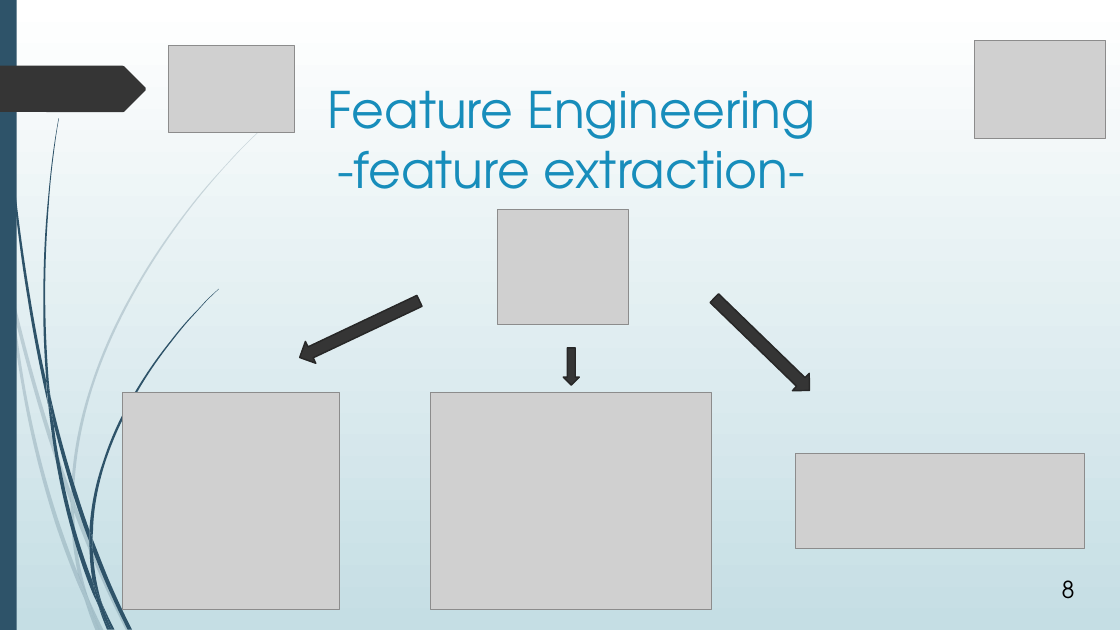
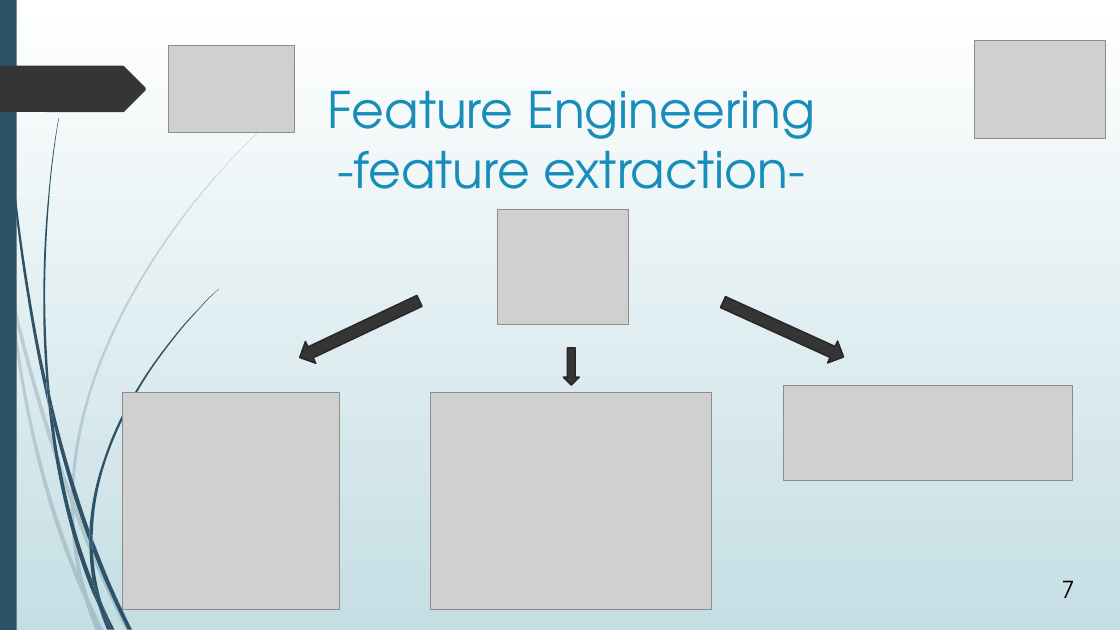
Before and after one commit to avasile96/CAD, a slide deck: slide 7 of Presentation_updated.pptx (slide 8 before the commit). Drawn at 1120x630 pixels with LibreOffice and Linux fonts; fonts in the diff are those of the drawing; grey boxes stand for pictures. Boxes give left, top, right and bottom in pixels: in the first picture for what was removed or moved away, otherwise in the second. Text is boxed around its words. In the diff, an @@ line names an element or a change of style, - is before the commit and + after.

```diff
--- a/Presentation_updated.pptx
+++ b/Presentation_updated.pptx
@@ right arrow at [718,291,849,368]: rotation 44 to 24 degrees @@
@@ picture: place and size @@
-picture at [796,453,1085,549]
+picture at [783,385,1072,481]
@@ page number at [1062,580,1075,598]: text changed @@
-8
+7
```
Also in this commit, not shown: 7 other slides changed, 2 slides added, 2 slides removed.
